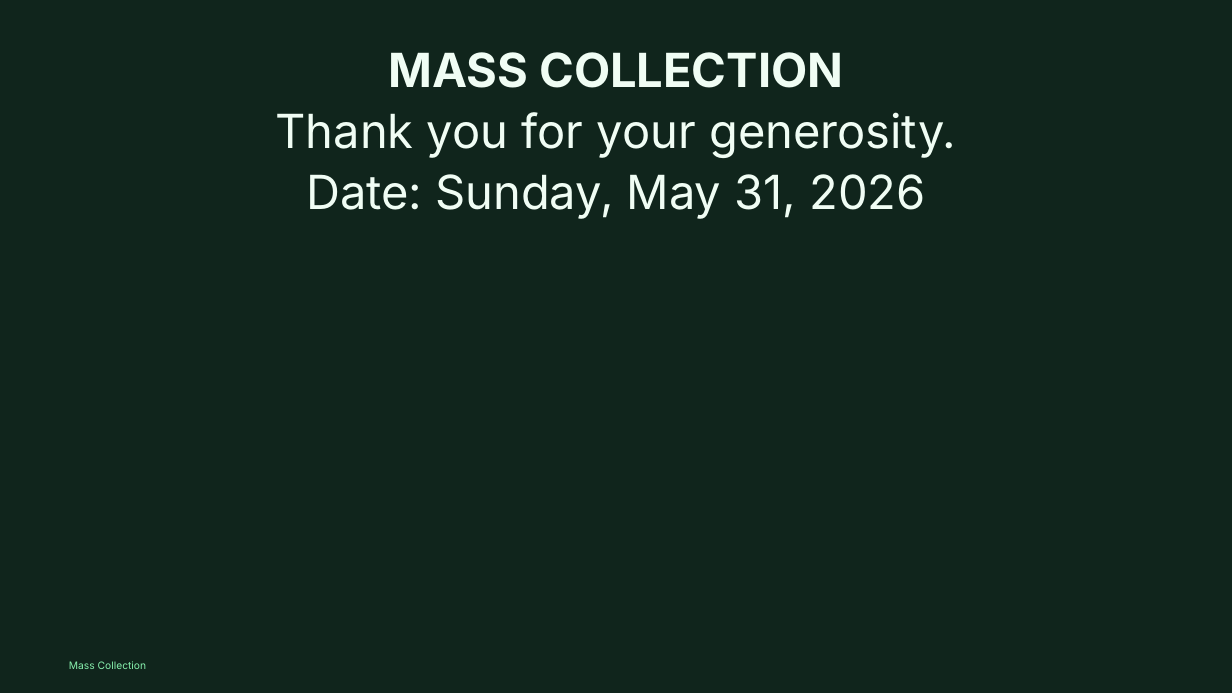
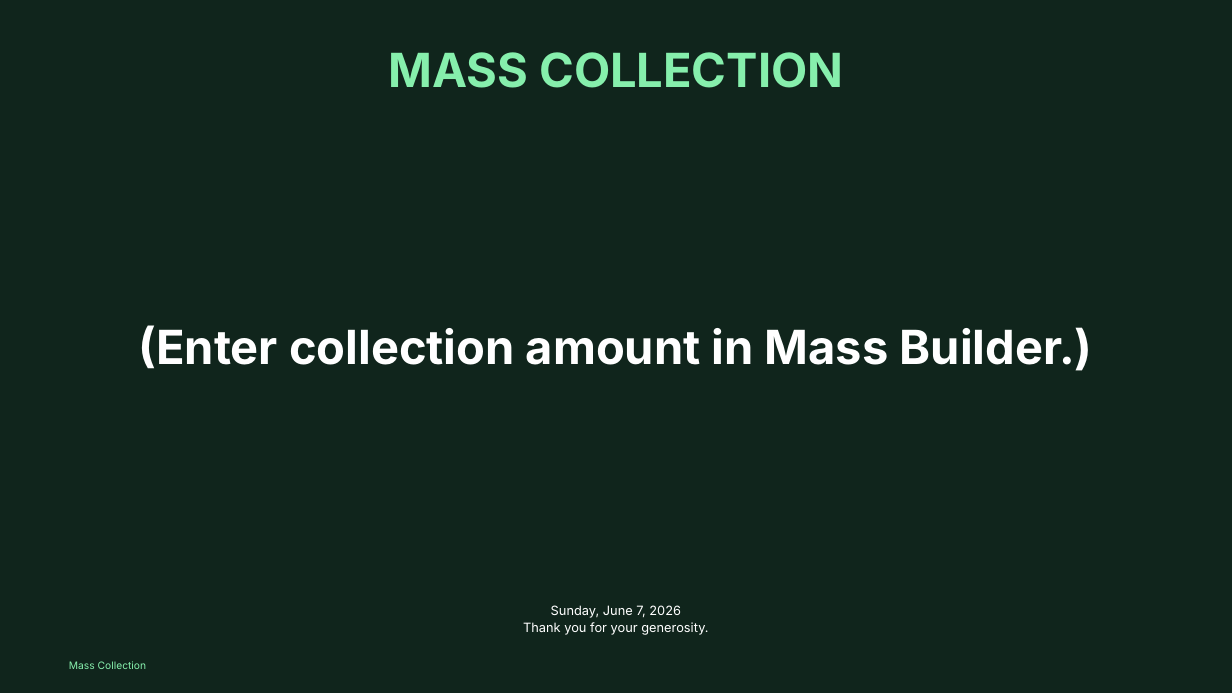
Before and after one commit to divinogabriel9/verbum, a slide deck: slide 66 of outputs/GFCC14Jun2026_11thSundayinOrdinaryTime.pptx (slide 65 before the commit). Drawn at 1232x693 pixels with LibreOffice and Linux fonts; fonts in the diff are those of the drawing. Boxes give left, top, right and bottom in pixels: in the first picture for what was removed or moved away, otherwise in the second. Text is boxed around its words. In the diff, an @@ line names an element or a change of style, - is before the commit and + after.

```diff
--- a/outputs/GFCC14Jun2026_11thSundayinOrdinaryTime.pptx
+++ b/outputs/GFCC14Jun2026_11thSundayinOrdinaryTime.pptx
@@ text removed at bbox=[276, 52, 956, 219] @@
-MASS COLLECTION
-Thank you for your generosity.
-Date: Sunday, May 31, 2026
@@ text added at bbox=[388, 52, 843, 88], 55 pt, text #86EFAC, bold @@
+MASS COLLECTION
@@ text added at bbox=[139, 325, 1093, 371], 55 pt, text #FFFFFF, bold @@
+(Enter collection amount in Mass Builder.)
@@ text added at bbox=[523, 605, 708, 635], 15 pt, text #FFFFFF @@
+Sunday, June 7, 2026
+Thank you for your generosity.
```
Also in this commit, not shown: 30 other slides changed, 2 slides added, 1 slide removed, 15 other files.
